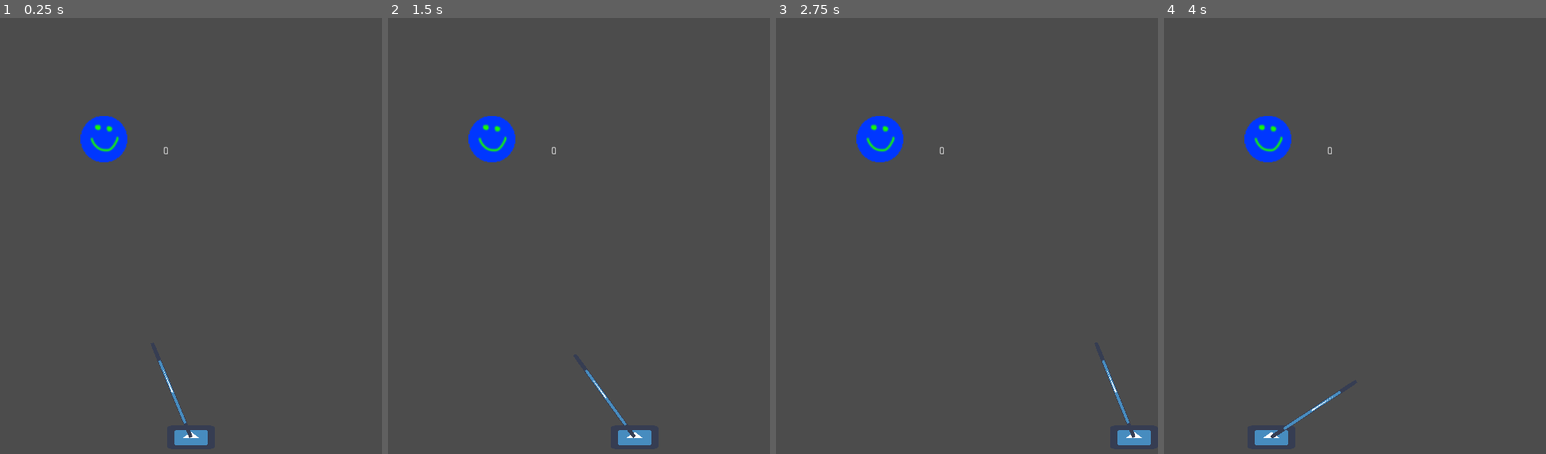
Above: before the commit, frames 1-4 (left to right).
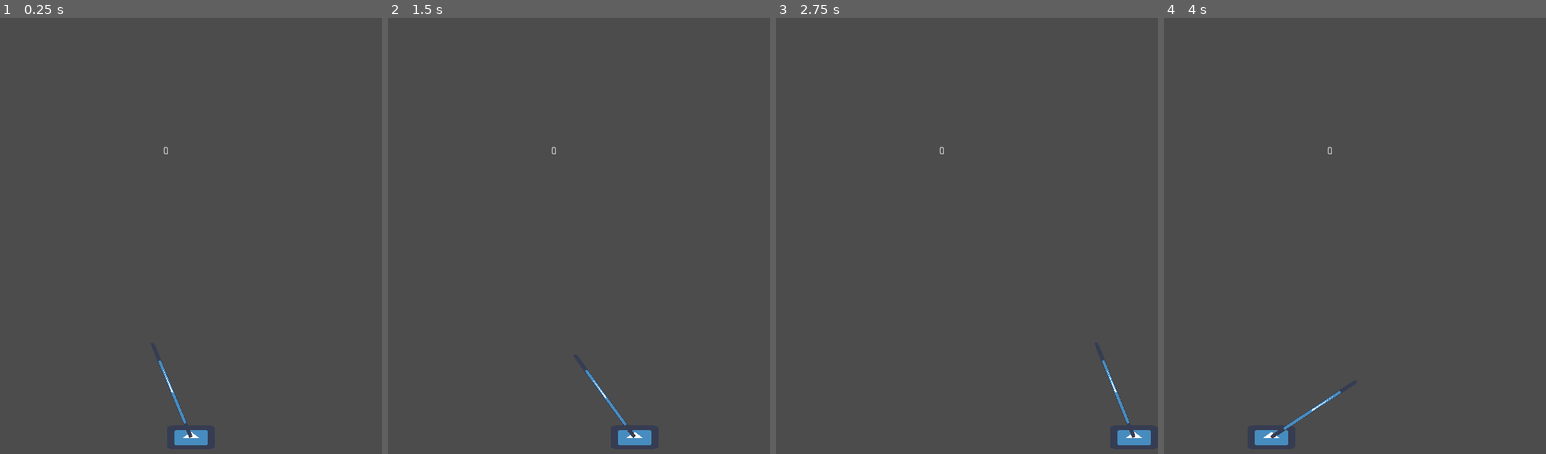
Above: after the commit, the same moments.

Repository: leogeier/impact_juggling
Game: Godot game, scene res://Main/Main.tscn
Two runs of this game, one before a commit and one after it. Both use one fixed random seed, a clock stepped at 60 frames per second and the inputs below. The engine's default icon, where the game draws it, is replaced by a stand-in: a white triangle on a blue panel in a dark square.
Inputs (mouse positions are in pixels of both pictures, inside the frame that each line leads up to):
- Up to frame 1 (0.25 s): no input
- Up to frame 2 (1.5 s): tap Enter at 0.5 s; move the mouse to (663, 205) at 0.52 s; hold Right (ui_right) 0.53-1.28 s; tap Space (fire) at 0.6, 1.25, 1.35 s; move the mouse to (502, 253) at 1.27 s; hold Left (ui_left) from 1.28 s (still down)
- Up to frame 3 (2.75 s): move the mouse to (1005, 118) at 2.02 s; release Left (ui_left) at 2.03 s; hold Right (ui_right) from 2.03 s (still down); tap Space (fire) at 2.1 s
- Up to frame 4 (4 s): move the mouse to (1335, 331) at 2.77 s; tap Space (fire) at 2.85, 3.6 s; tap Enter at 3.5 s; move the mouse to (1469, 305) at 3.52 s; release Right (ui_right) at 3.53 s; hold Left (ui_left) from 3.53 s (still down)

The runs differ from the first frame. In frame 1, 1.1% of the frame differs, in the area x 21-34%, y 22-34%; in frame 2, 1.1%; in frame 3, 1.1%; in frame 4, 1.1%.

Commit message:
Add collectible spawner

Diff:
--- a/ld-47/Collectible/Collectible.gd
+++ b/ld-47/Collectible/Collectible.gd
@@ -1,18 +1,20 @@
 extends Area2D
 
 var value
-
 var possible_values = [20, 50, 100]
 
-func collected(ball):
+signal collected
+
+func on_collected(ball):
 	if !ball.is_in_group("ball"):
 		return
 
 	ScoreTracker.add_score(value)
+	emit_signal("collected")
 	self.queue_free()
 	print("collected ", value)
 
 func _ready():
 	randomize()
 	value = possible_values[randi() % possible_values.size()]
-	self.connect("body_entered", self, "collected")
+	self.connect("body_entered", self, "on_collected")
--- /dev/null
+++ b/ld-47/CollectibleSpawner/CollectibleSpawner.gd
@@ -0,0 +1,35 @@
+extends Node2D
+
+export(Vector2) var extent = Vector2(200, 200)
+export var max_collectibles = 2
+export var timer_min = 5
+export var timer_max = 15
+
+var current_collectible_count = 0
+var Collectible = preload("res://Collectible/Collectible.tscn")
+
+func spawn_collectible():
+	var collectible = Collectible.instance()
+
+	var offset = extent * Vector2(rand_range(-1, 1), rand_range(-1, 1))
+	collectible.position = position + offset
+	print("spawned col at", collectible.position)
+
+	collectible.connect("collected", self, "on_collected")
+	get_tree().get_root().add_child(collectible)
+
+	current_collectible_count += 1
+
+func on_collected():
+	current_collectible_count -= 1
+
+func _ready():
+	randomize()
+	$SpawnTimer.connect("timeout", self, "spawn_collectible")
+
+func _process(delta):
+	if current_collectible_count < max_collectibles \
+	   and $SpawnTimer.is_stopped():
+		var wait_time = randi() % (timer_max - timer_min) + timer_min
+		$SpawnTimer.start(wait_time)
+		print("spawning ocl in ", wait_time)
--- /dev/null
+++ b/ld-47/CollectibleSpawner/CollectibleSpawner.tscn
@@ -0,0 +1,9 @@
+[gd_scene load_steps=2 format=2]
+
+[ext_resource path="res://CollectibleSpawner/CollectibleSpawner.gd" type="Script" id=1]
+
+[node name="CollectibleSpawner" type="Node2D"]
+script = ExtResource( 1 )
+
+[node name="SpawnTimer" type="Timer" parent="."]
+one_shot = true
--- a/ld-47/Main/Main.tscn
+++ b/ld-47/Main/Main.tscn
@@ -6,7 +6,7 @@
 [ext_resource path="res://Score/ScoreDisplay.tscn" type="PackedScene" id=4]
 [ext_resource path="res://BallDetector/BallDetector.tscn" type="PackedScene" id=5]
 [ext_resource path="res://Main/Main.gd" type="Script" id=6]
-[ext_resource path="res://Collectible/Collectible.tscn" type="PackedScene" id=7]
+[ext_resource path="res://CollectibleSpawner/CollectibleSpawner.tscn" type="PackedScene" id=7]
 
 [sub_resource type="RectangleShape2D" id=1]
 extents = Vector2( 10, 320 )
@@ -54,5 +54,5 @@
 [node name="CollisionShape2D" type="CollisionShape2D" parent="BallDetector"]
 shape = SubResource( 3 )
 
-[node name="Collectible" parent="." instance=ExtResource( 7 )]
-position = Vector2( 130.654, 205.878 )
+[node name="CollectibleSpawner" parent="." instance=ExtResource( 7 )]
+position = Vector2( 240, 240 )
